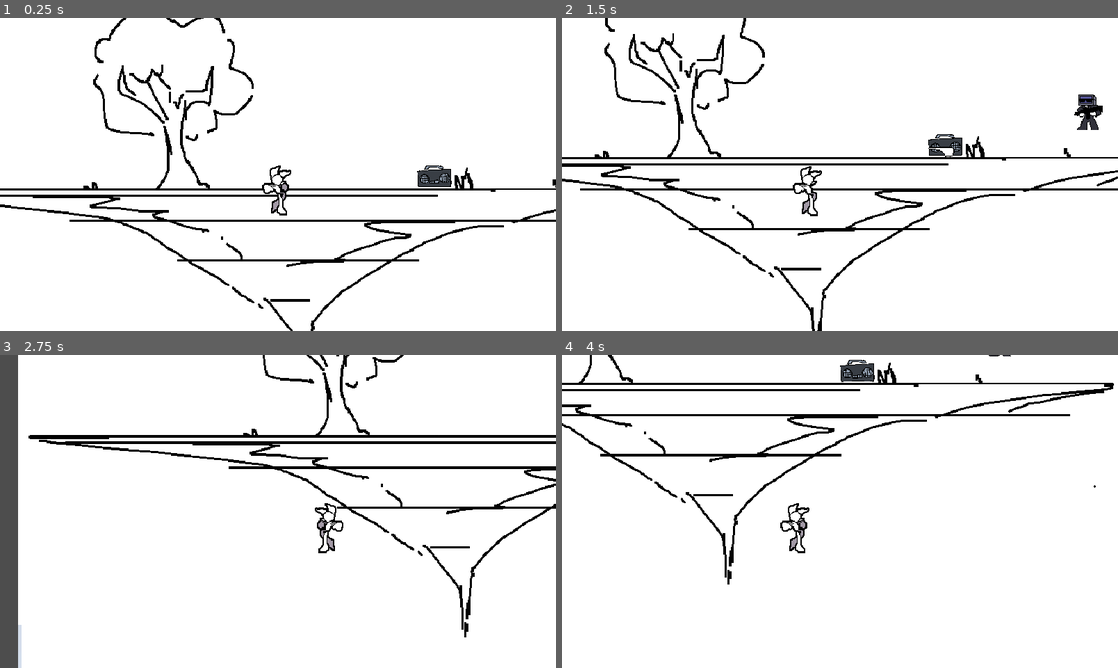
Above: before the commit, frames 1-4 (two rows, left to right).
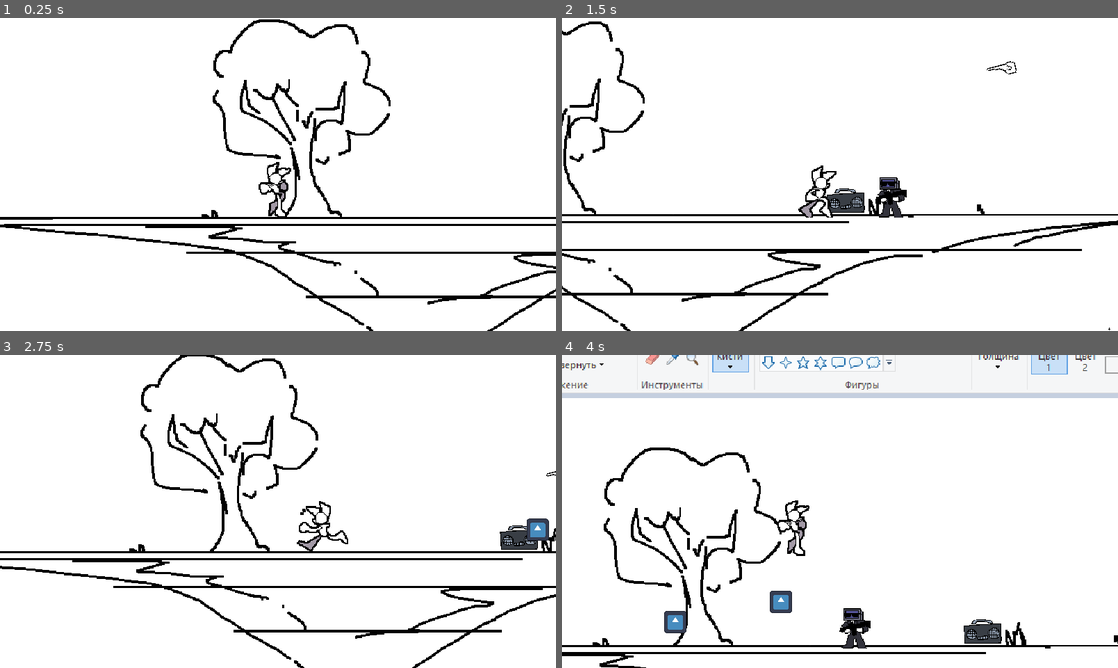
Above: after the commit, the same moments.

Repository: SZH217/game2
Game: Godot game, scene res://assets/scenes/world.tscn
Two runs of this game, one before a commit and one after it. Both use one fixed random seed, a clock stepped at 60 frames per second and the inputs below. The engine's default icon, where the game draws it, is replaced by a stand-in: a white triangle on a blue panel in a dark square. Sound files missing from this copy of the repository are replaced by a short silence.
Inputs (mouse positions are in pixels of both pictures, inside the frame that each line leads up to):
- Up to frame 1 (0.25 s): no input
- Up to frame 2 (1.5 s): move the mouse to (962, 158) at 0.52 s; hold D (right) 0.53-1.25 s; click (962, 158) at 0.6 s; drag from (728, 190) to (1112, 149) at 1.27 s
- Up to frame 3 (2.75 s): move the mouse to (333, 442) at 2.02 s; hold A (left) from 2.03 s (still down); right-click (333, 442) at 2.1 s
- Up to frame 4 (4 s): release A (left) at 2.75 s; drag from (812, 574) to (673, 464) at 2.77 s; move the mouse to (1006, 558) at 3.52 s; hold D (right) from 3.53 s (still down); hold Space (action_c) from 3.53 s (still down)

The runs differ from the first frame. In frame 1, 11% of the frame differs, in the area x 0-100%, y 0-100%; in frame 2, 11%; in frame 3, 14%; in frame 4, 12%.
Error before the commit: Invalid assignment of property or key 'hand_returning' with value of type 'bool' on a base object of type 'Area2D (hand.gd)'. (res://assets/scripts/player.gd:2…

Commit message:
+enemy shoot

Diff:
--- /dev/null
+++ b/assets/scenes/bullet.gd
@@ -0,0 +1,24 @@
+extends Area2D
+
+@export var speed: float = 300  # Скорость пули
+@onready var player = $"../player"
+
+var direction: Vector2 = Vector2.ZERO  # Направление движения пули
+
+# Called when the node enters the scene tree for the first time.
+func _ready() -> void:
+	if player:
+		direction = (player.global_position - global_position).normalized()
+	$Timer.start(3)
+
+# Called every frame. 'delta' is the elapsed time since the previous frame.
+func _process(delta: float) -> void:
+	position += direction * speed * delta
+
+func _on_body_entered(body: Node2D) -> void:
+	if body.name == "player":
+		print("hit")
+		queue_free()  # Уничтожаем пулю при попадании в игрока
+
+func _on_timer_timeout() -> void:
+	queue_free()  # Уничтожаем пулю через 3 секунды
--- /dev/null
+++ b/assets/scenes/bullet.tscn
@@ -0,0 +1,22 @@
+[gd_scene load_steps=4 format=3 uid="uid://bklmchjfultcj"]
+
+[ext_resource type="Script" path="res://assets/scenes/bullet.gd" id="1_auqqs"]
+[ext_resource type="Texture2D" uid="uid://mx36wmqat110" path="res://icon.svg" id="1_oqn2q"]
+
+[sub_resource type="CircleShape2D" id="CircleShape2D_wahmt"]
+radius = 12.6491
+
+[node name="bullet" type="Area2D"]
+script = ExtResource("1_auqqs")
+
+[node name="Sprite2D" type="Sprite2D" parent="."]
+scale = Vector2(0.2, 0.2)
+texture = ExtResource("1_oqn2q")
+
+[node name="CollisionShape2D" type="CollisionShape2D" parent="."]
+shape = SubResource("CircleShape2D_wahmt")
+
+[node name="Timer" type="Timer" parent="."]
+
+[connection signal="body_entered" from="." to="." method="_on_body_entered"]
+[connection signal="timeout" from="Timer" to="." method="_on_timer_timeout"]
--- a/assets/scenes/enemy.tscn
+++ b/assets/scenes/enemy.tscn
@@ -13,7 +13,7 @@
 height = 46.0
 
 [sub_resource type="CircleShape2D" id="CircleShape2D_48ctb"]
-radius = 320.351
+radius = 528.161
 
 [sub_resource type="CircleShape2D" id="CircleShape2D_eftef"]
 radius = 147.218
--- a/assets/scenes/hand.tscn
+++ b/assets/scenes/hand.tscn
@@ -44,7 +44,6 @@
 max_speed = 1200.0
 acceleration = 600.0
 return_speed = 900.0
-hand_speed = 1000.0
 return_distance = 700.0
 
 [node name="Sprite2D" type="Sprite2D" parent="."]
--- a/assets/scenes/world.tscn
+++ b/assets/scenes/world.tscn
@@ -1,6 +1,5 @@
-[gd_scene load_steps=11 format=3 uid="uid://c1l10tq5xrgbo"]
+[gd_scene load_steps=13 format=3 uid="uid://c1l10tq5xrgbo"]
 
-[ext_resource type="PackedScene" uid="uid://ve3wk084kefn" path="res://assets/scenes/player.tscn" id="1_203rm"]
 [ext_resource type="Script" path="res://assets/scripts/world.gd" id="1_qq2vp"]
 [ext_resource type="PackedScene" uid="uid://cpx0h6kiqq3fg" path="res://assets/scenes/platform.tscn" id="2_gerlx"]
 [ext_resource type="Texture2D" uid="uid://dm4ew31w736dy" path="res://assets/textures/bg/paint_fullscreen.png" id="2_o3xwq"]
@@ -8,7 +7,10 @@
 [ext_resource type="AudioStream" uid="uid://chabw0vue3dhw" path="res://assets/music/music.ogg" id="5_loc5j"]
 [ext_resource type="PackedScene" uid="uid://miawiqdj2ubp" path="res://assets/scenes/one-way-platform.tscn" id="8_jyp76"]
 [ext_resource type="Texture2D" uid="uid://rtxww4btl7o2" path="res://assets/textures/jukebox.png" id="9_k2p3n"]
+[ext_resource type="PackedScene" uid="uid://bklmchjfultcj" path="res://assets/scenes/bullet.tscn" id="9_p6kdw"]
+[ext_resource type="PackedScene" uid="uid://bk54mwgc83x41" path="res://assets/player/player.tscn" id="9_rl4nj"]
 [ext_resource type="PackedScene" uid="uid://d1vnrf2mfsjfu" path="res://assets/scenes/enemy.tscn" id="10_64lvh"]
+[ext_resource type="PackedScene" uid="uid://c0co4ewis3qj4" path="res://assets/scenes/hand.tscn" id="10_p07n1"]
 
 [sub_resource type="WorldBoundaryShape2D" id="WorldBoundaryShape2D_i81ka"]
 
@@ -24,13 +26,10 @@
 scale = Vector2(0.30543, 0.30543)
 texture = ExtResource("9_k2p3n")
 
-[node name="Player" parent="." instance=ExtResource("1_203rm")]
-position = Vector2(192, 338)
-
 [node name="Platforms" type="Node" parent="."]
 
 [node name="Platform" parent="Platforms" instance=ExtResource("2_gerlx")]
-position = Vector2(188, 352)
+position = Vector2(-392, 390)
 scale = Vector2(10.6131, -0.123869)
 
 [node name="Platform4" parent="Platforms" instance=ExtResource("2_gerlx")]
@@ -54,3 +53,8 @@
 
 [node name="enemy" parent="." instance=ExtResource("10_64lvh")]
 position = Vector2(571, 260)
+bullet = ExtResource("9_p6kdw")
+
+[node name="player" parent="." instance=ExtResource("9_rl4nj")]
+position = Vector2(31, 277)
+hand_scene = ExtResource("10_p07n1")
--- a/assets/scripts/enemy.gd
+++ b/assets/scripts/enemy.gd
@@ -3,19 +3,24 @@
 @export var speed = 20
 @export var maxSpeed = 200
 var playerHere = false
-@onready var player = $"../Player"
+@onready var player = $"../player"
 var gravity = 20
 var playerClose = false
 
+var backspeed = 5
+var maxbackspeed = 100
 
+@export var bullet: PackedScene  # Убедитесь, что это назначено в инспекторе
+var can_shoot = true  # Флаг для контроля стрельбы
 
 # Called when the node enters the scene tree for the first time.
 func _ready() -> void:
 	pass # Replace with function body.
 
-
 # Called every frame. 'delta' is the elapsed time since the previous frame.
 func _process(delta: float) -> void:
+	if playerHere:
+		shoot()
 	if playerHere and !playerClose:
 		if player.global_position.x > position.x:
 			if linear_velocity.x < maxSpeed:
@@ -23,23 +28,53 @@
 		elif player.global_position.x < position.x:
 			if linear_velocity.x > -maxSpeed:
 				linear_velocity.x -= speed
-
+	elif playerHere and playerClose:
+		if player.global_position.x > position.x:
+			if linear_velocity.x < maxbackspeed:
+				linear_velocity.x -= backspeed
+		elif player.global_position.x < position.x:
+			if linear_velocity.x > -maxbackspeed:
+				linear_velocity.x += backspeed
 
 func _on_area_2d_body_entered(body: Node2D) -> void:
-	if body.name == ("Player"):
+	if body.name == "player":
 		playerHere = true
 
-
 func _on_area_2d_body_exited(body: Node2D) -> void:
-	if body.name == ("Player"):
+	if body.name == "player":
 		playerHere = false
 
-
 func _on_close_area_body_entered(body: Node2D) -> void:
-	if body.name == ("Player"):
+	if body.name == "player":
 		playerClose = true
 
+func _on_close_area_body_exited(body: Node2D) -> void:
+	if body.name == "player":
+		playerClose = false
 
-func _on_close_area_body_exited(body: Node2D) -> void:
-	if body.name == ("Player"):
-		playerClose = false
+func shoot():
+	if not can_shoot:  # Используем флаг can_shoot вместо функции shoot
+		return
+
+	# Создаем экземпляр пули
+	var bulletInst = bullet.instantiate()
+
+	# Вычисляем направление от врага к игроку
+	var direction = (player.global_position - global_position).normalized()
+
+	# Устанавливаем позицию пули
+	var launch_distance = 40.0
+	var launch_position = global_position + direction * launch_distance
+	bulletInst.global_position = launch_position
+
+	# Задаем скорость пули (используем linear_velocity для RigidBody2D)
+	if bulletInst is RigidBody2D:
+		bulletInst.linear_velocity = direction * 300  # Скорость пули
+
+	# Добавляем пулю на сцену
+	get_parent().call_deferred("add_child", bulletInst)
+
+	# Устанавливаем задержку перед следующим выстрелом
+	can_shoot = false
+	await get_tree().create_timer(1.0).timeout  # Задержка 1 секунда
+	can_shoot = true
--- a/assets/scripts/hand.gd
+++ b/assets/scripts/hand.gd
@@ -1,20 +1,19 @@
 extends Area2D
 
-@export var max_speed: float = 800.0
-@export var acceleration: float = 400.0
-@export var return_speed: float = 600.0
-@export var hand_speed: float = 550.0
-@export var return_distance: float = 300.0  # Максимальная дистанция до возврата
+@export var max_speed: float = 1.0
+@export var acceleration: float = 1.0
+@export var return_speed: float = 1.0
+@export var return_distance: float = 100.0  # Максимальная дистанция до возврата
 
 @onready var hand_sprite = $Sprite2D
 @onready var animation_player: AnimationPlayer = $AnimationPlayer
 
 var player: CharacterBody2D
 var hand_direction: Vector2 = Vector2.ZERO
-var current_speed: float = 0.0
+var current_speed: float = 300.0
 var is_returning: bool = false
 var canGet = false
-var getTime = 1
+var getTime = 0.2
 
 func _ready():
 	animation_player.play("handrocket")
@@ -26,7 +25,6 @@
 	if not is_returning:
 		if current_speed < max_speed:
 			current_speed += acceleration * delta
-			current_speed = min(current_speed, max_speed)
 
 		position += hand_direction * current_speed * delta
 		if hand_direction.x < player.global_position.x:
@@ -45,7 +43,6 @@
 	if is_returning:
 		canGet = true
 
-
 func _on_body_entered(body):
 	if body != player:
 		is_returning = true
